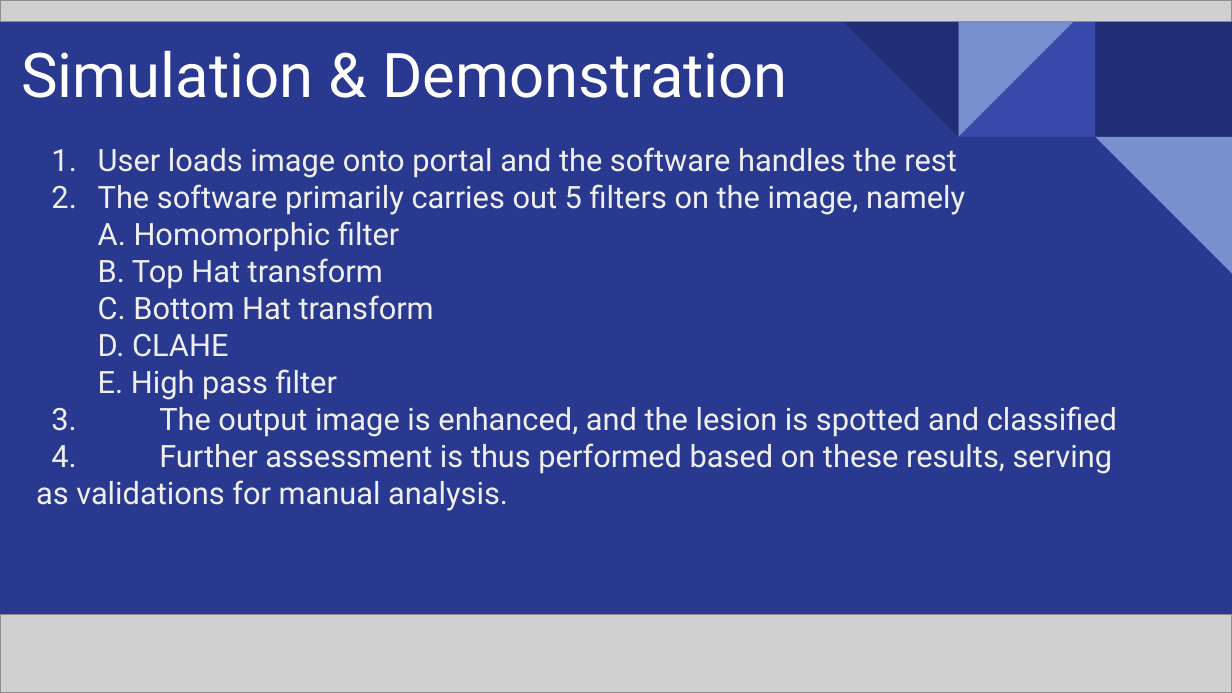
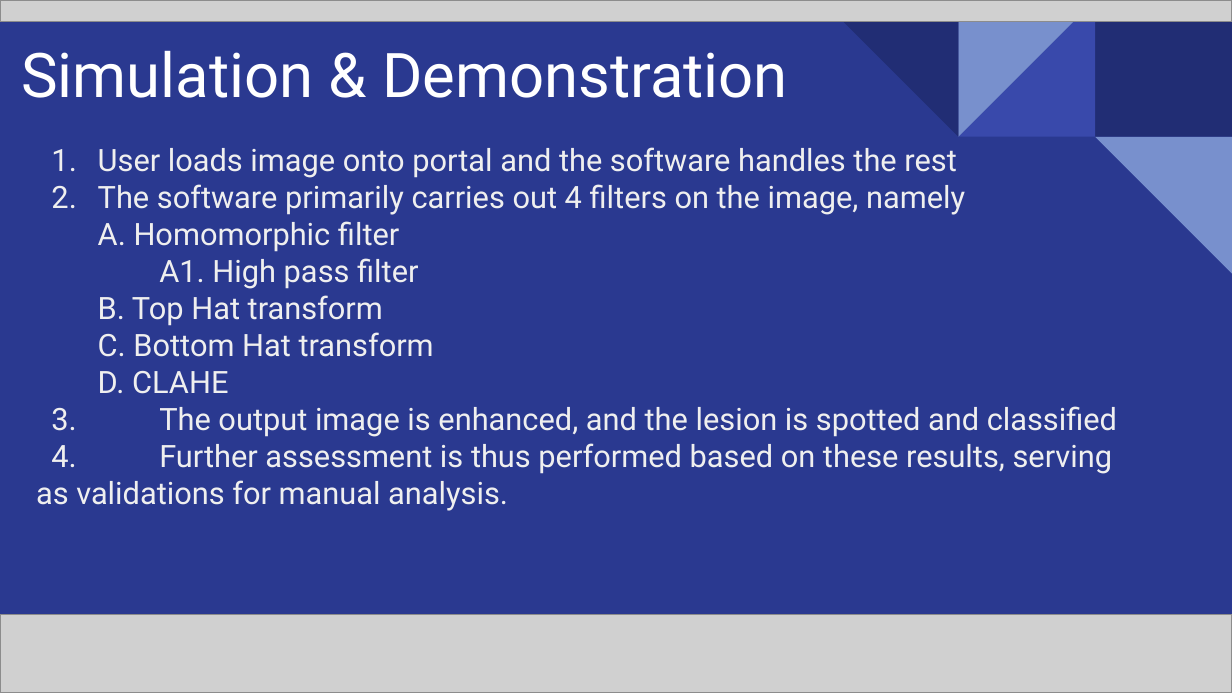
Before and after one commit to satyajitghana/IC2, a slide deck: slide 6 of extras/ppts/RUASIC2019_IntegratedHealthcareInformatics_45.pptx. Drawn at 1232x693 pixels with LibreOffice and Linux fonts; fonts in the diff are those of the drawing; grey boxes stand for pictures. Boxes give left, top, right and bottom in pixels: in the first picture for what was removed or moved away, otherwise in the second. Text is boxed around its words. In the diff, an @@ line names an element or a change of style, - is before the commit and + after.

```diff
--- a/extras/ppts/RUASIC2019_IntegratedHealthcareInformatics_45.pptx
+++ b/extras/ppts/RUASIC2019_IntegratedHealthcareInformatics_45.pptx
@@ text at bbox=[98, 184, 965, 394]: text changed @@
-2. The software primarily carries out 5 filters on the image, namely
-   A. Homomorphic filter
-   B. Top Hat transform
-   C. Bottom Hat transform
-   D. CLAHE
-E. High pass filter
+2. The software primarily carries out 4 filters on the image, namely
+   A. Homomorphic filter
+   A1. High pass filter
+   B. Top Hat transform
+   C. Bottom Hat transform
+   D. CLAHE
```
Also in this commit, not shown: 3 other slides changed.
